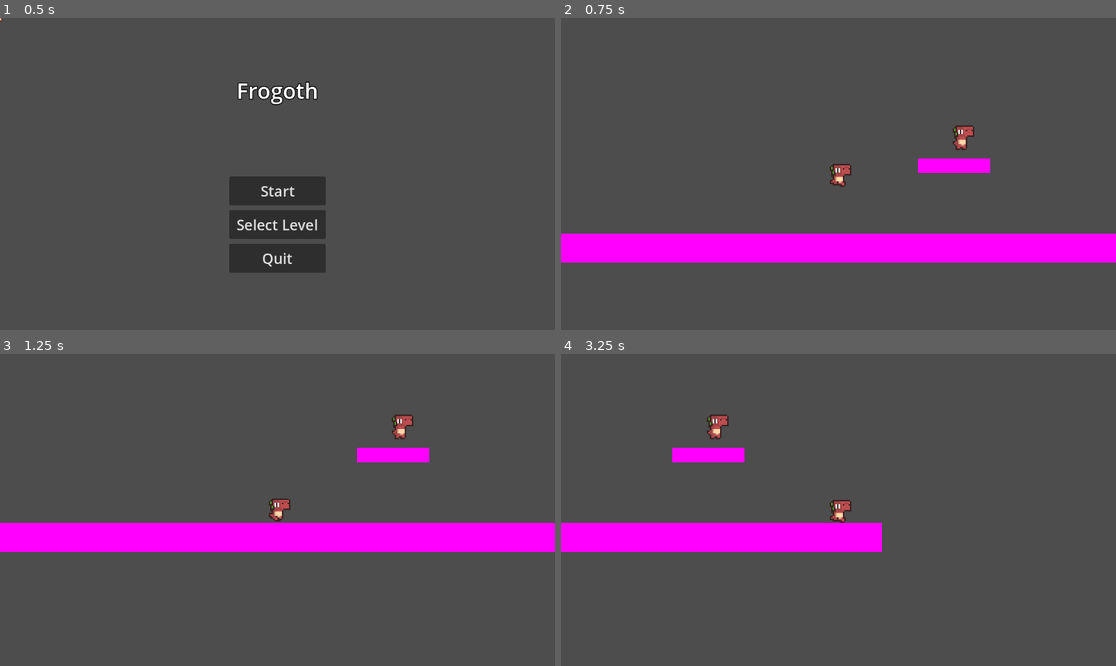
Above: before the commit, frames 1-4 (two rows, left to right).
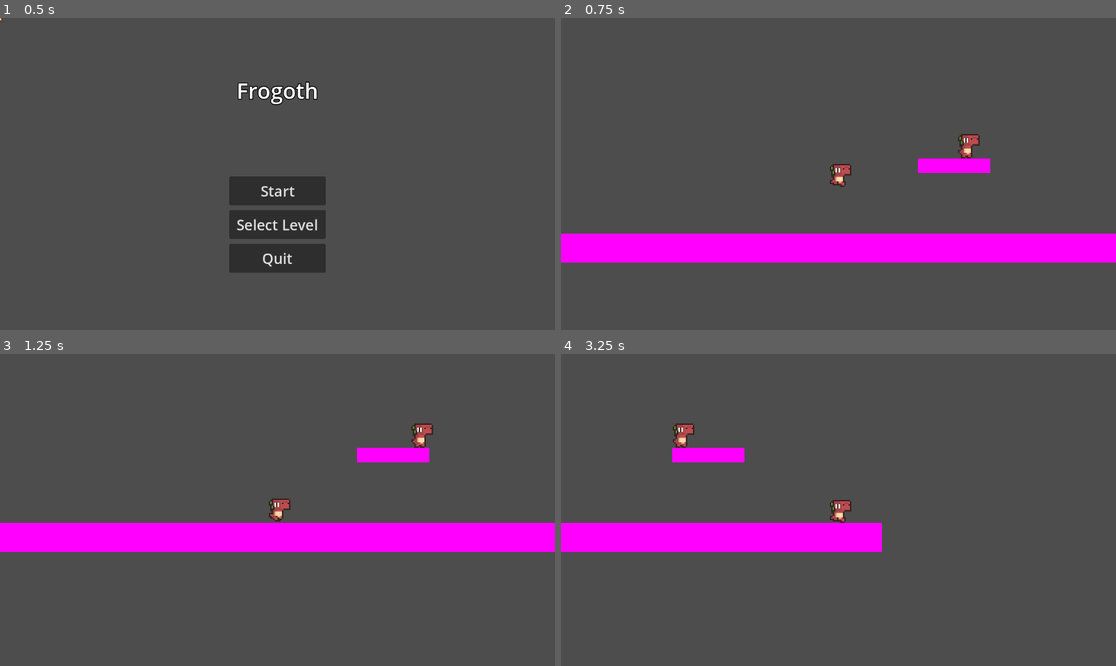
Above: after the commit, the same moments.

Repository: DerBrotDoktor/Frogoth
Game: Godot game, scene res://scenes/main/main.tscn
Same seed, same stepped clock (60 frames per second), same inputs: the game is played once before the commit and once after it.
Inputs:
- Up to frame 1 (0.5 s): no input
- Up to frame 2 (0.75 s): click "Start" at 0.5 s
- Up to frame 3 (1.25 s): no input
- Up to frame 4 (3.25 s): hold D (right) 1.28-2.78 s; tap Shift (dash) at 1.35, 2.1, 2.85 s; tap Space (jump) at 1.52, 2.27 s; hold A (left) from 2.78 s (still down)

Frame 1 is identical in both runs. In frame 2, 0.4% of the frame differs, in the area x 70-76%, y 34-45%; in frame 3, 0.5%; in frame 4, 0.5%, in the area x 20-31%, y 19-31%.

Commit message:
Finished enemy grounded movement

Diff:
--- a/scenes/enemies/enemy_grounded.gd
+++ b/scenes/enemies/enemy_grounded.gd
@@ -1,21 +1,28 @@
 extends CharacterBody2D
 
 
-@export var speed :int = 100
+@export var speed :int = 20
 @export var direction :int = 1
 
-@onready var flip_cooldown_timer :Timer = $FlipCooldownTimer
+@export var flip_cooldown_time :float = 0.3
+@onready var flip_cooldown_time_timer :Timer = $FlipCooldownTimer
 @onready var horizontal_ray_cast :RayCast2D = $HorizontalRayCast
 @onready var vertical_ray_cast_l :RayCast2D = $VerticalRayCastL
 @onready var vertical_ray_cast_r :RayCast2D = $VerticalRayCastR
 
+@onready var sprite :AnimatedSprite2D = $Animation
+
+
 func _physics_process(delta):
-	velocity.x = speed * direction * delta
-	print(velocity.x)
+	velocity.x = speed * direction
 	move_and_slide()
-	if not horizontal_ray_cast.is_colliding() or not vertical_ray_cast_l.is_colliding() or not vertical_ray_cast_r.is_colliding():
+	if (horizontal_ray_cast.is_colliding() or not vertical_ray_cast_l.is_colliding() or not vertical_ray_cast_r.is_colliding()) and flip_cooldown_time_timer.is_stopped():
 		flip()
 
+
 func flip():
+	flip_cooldown_time_timer.start(flip_cooldown_time)
+	print ("flip")
+	sprite.flip_h = !sprite.flip_h
 	direction *= -1
 	pass
--- a/scenes/enemies/enemy_grounded.tscn
+++ b/scenes/enemies/enemy_grounded.tscn
@@ -31,6 +31,7 @@
 
 [node name="Animation" type="AnimatedSprite2D" parent="."]
 sprite_frames = SubResource("SpriteFrames_1sjp7")
+flip_h = true
 
 [node name="Collider" type="CollisionShape2D" parent="."]
 position = Vector2(0, 0.5)
@@ -48,3 +49,4 @@
 target_position = Vector2(0, 15)
 
 [node name="FlipCooldownTimer" type="Timer" parent="."]
+one_shot = true
--- a/scenes/level/level_1.tscn
+++ b/scenes/level/level_1.tscn
@@ -35,4 +35,5 @@
 shape = SubResource("RectangleShape2D_7gmwj")
 
 [node name="EnemyGrounded" parent="." instance=ExtResource("1_n76ny")]
-position = Vector2(85, -1)
+position = Vector2(85, 5)
+direction = -1
